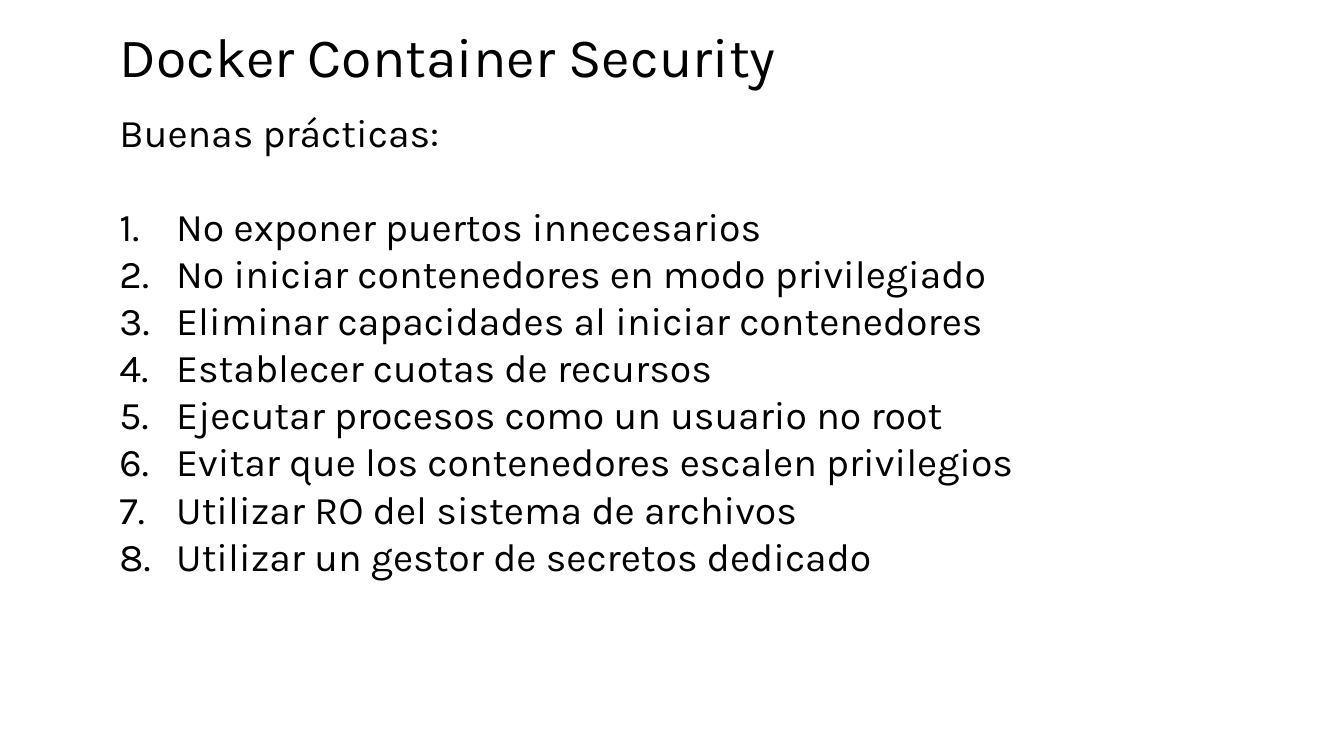
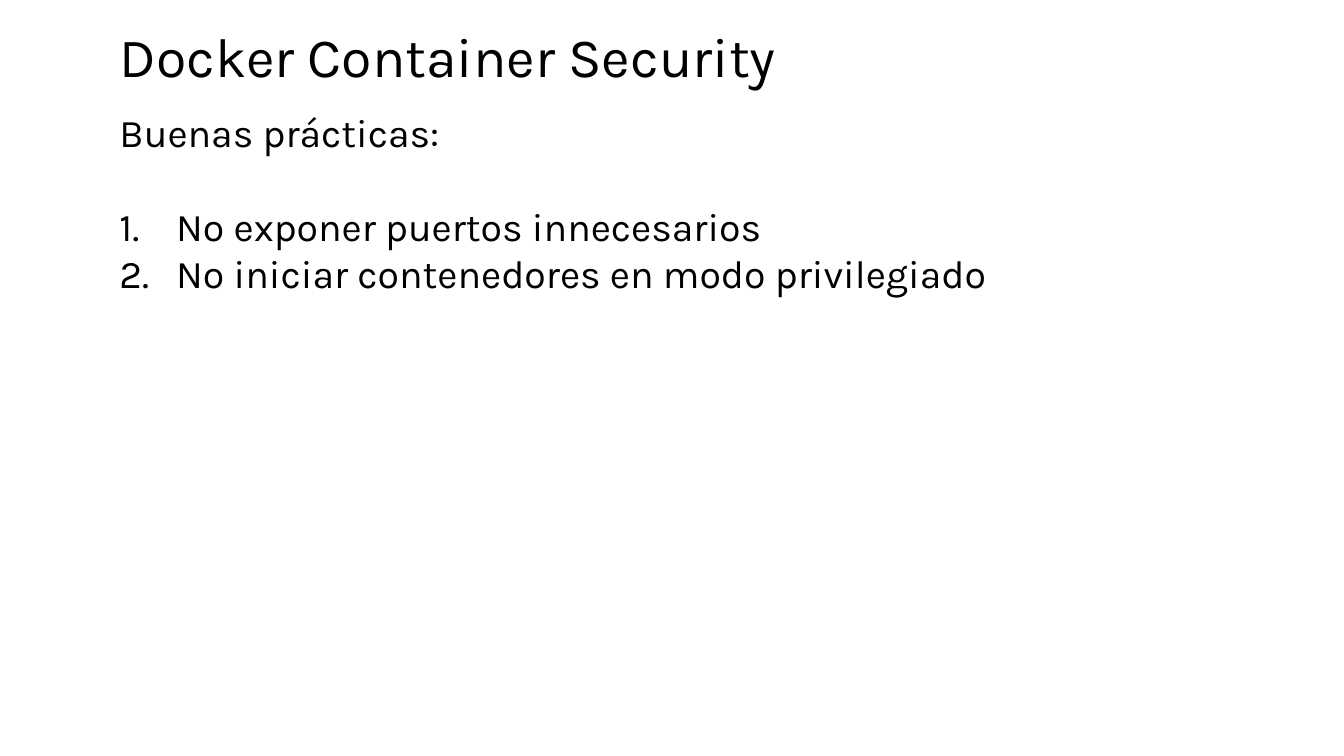
Before and after one commit to jpaniorte/docker25, a slide deck: slide 3 of ppt/6_container_security.pptx (slide 2 before the commit). Drawn at 1344x756 pixels with LibreOffice and Linux fonts; fonts in the diff are those of the drawing. Boxes give left, top, right and bottom in pixels: in the first picture for what was removed or moved away, otherwise in the second. Text is boxed around its words. In the diff, an @@ line names an element or a change of style, - is before the commit and + after.

```diff
--- a/ppt/6_container_security.pptx
+++ b/ppt/6_container_security.pptx
@@ text at [176, 308, 1013, 581]: paragraphs removed @@
-3. Eliminar capacidades al iniciar contenedores
-4. Establecer cuotas de recursos
-5. Ejecutar procesos como un usuario no root
-6. Evitar que los contenedores escalen privilegios
-7. Utilizar RO del sistema de archivos
-8. Utilizar un gestor de secretos dedicado
```
Also in this commit, not shown: 6 other slides changed, 1 slide added, 3 other files.
